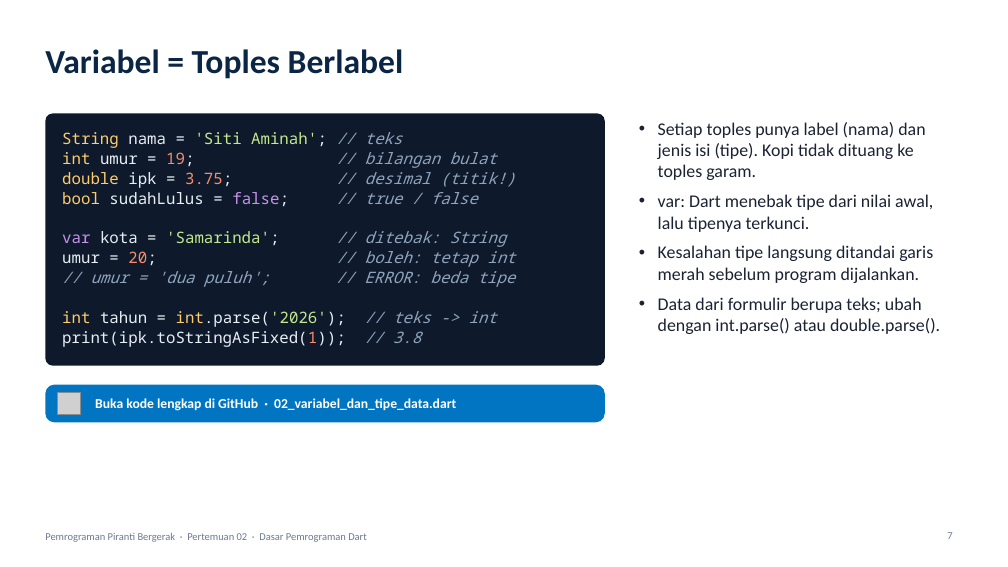
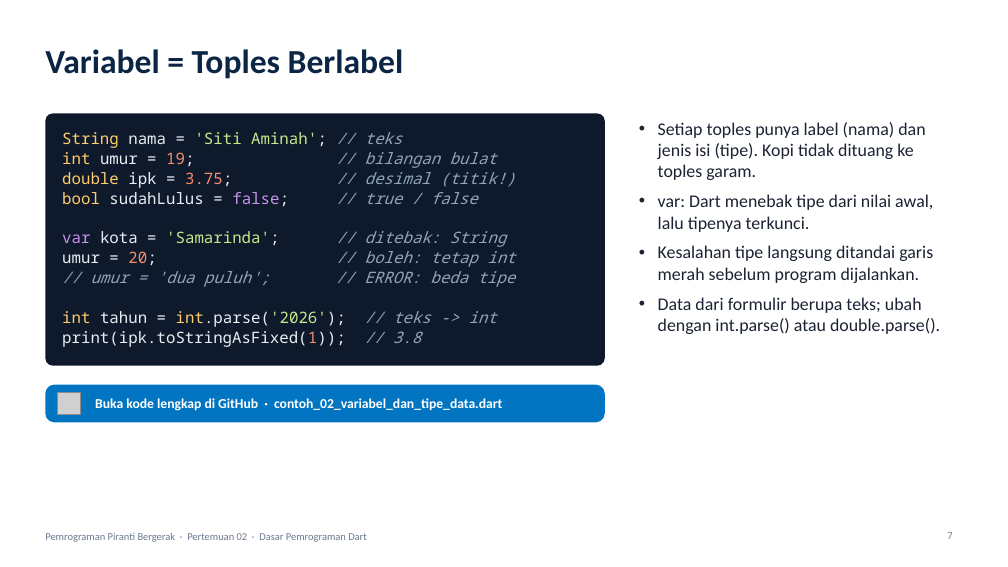
Before and after one commit to antonprafanto/mobile2026, a slide deck: slide 7 of pertemuan_02_dasar_dart/slide/PERTEMUAN_02_Dasar_Dart.pptx. Drawn at 1008x567 pixels with LibreOffice and Linux fonts; fonts in the diff are those of the drawing; grey boxes stand for pictures. Boxes give left, top, right and bottom in pixels: in the first picture for what was removed or moved away, otherwise in the second. Text is boxed around its words. In the diff, an @@ line names an element or a change of style, - is before the commit and + after.

```diff
--- a/pertemuan_02_dasar_dart/slide/PERTEMUAN_02_Dasar_Dart.pptx
+++ b/pertemuan_02_dasar_dart/slide/PERTEMUAN_02_Dasar_Dart.pptx
@@ text in rounded rectangle at (95,398,502,411): text changed @@
-Buka kode lengkap di GitHub · 02_variabel_dan_tipe_data.dart
+Buka kode lengkap di GitHub · contoh_02_variabel_dan_tipe_data.dart
```
Also in this commit, not shown: 11 other slides changed, 32 other files.
